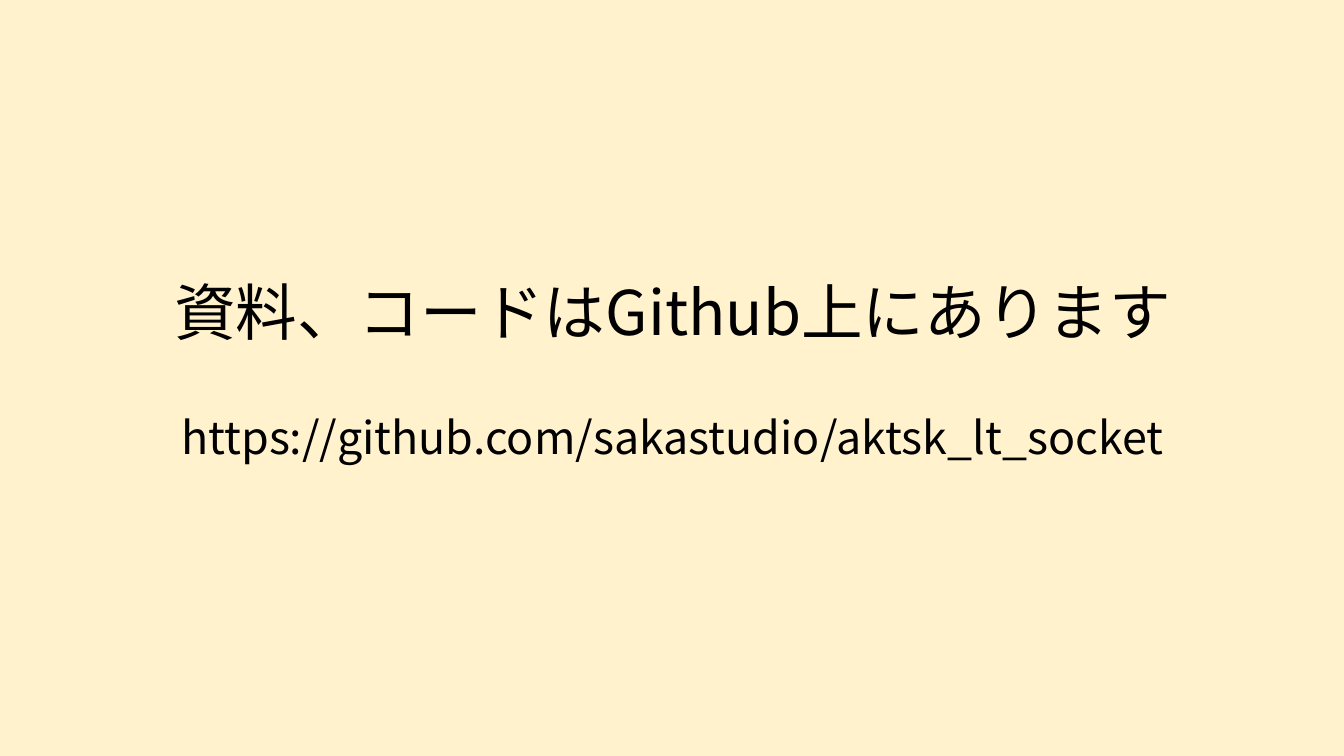
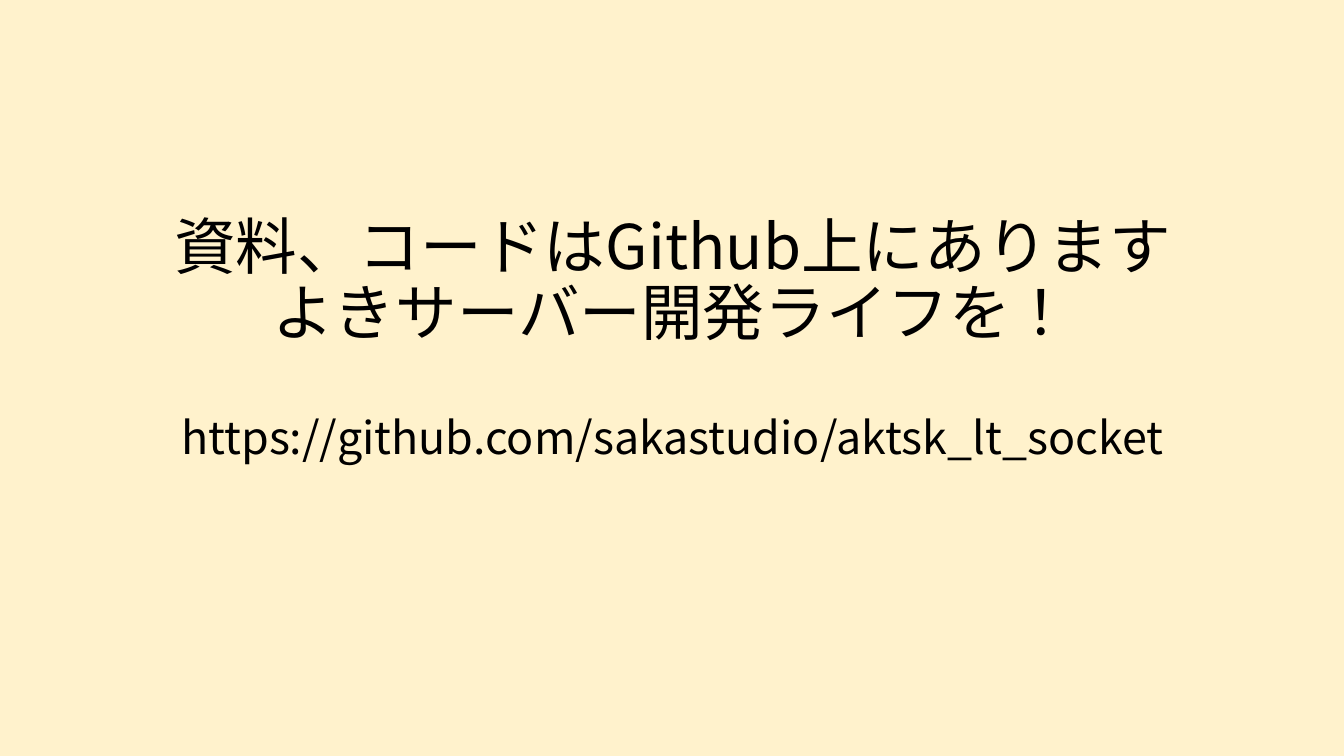
Before and after one commit to sakastudio/aktsk_lt_socket, a slide deck: slide 8 of lt.pptx (slide 7 before the commit). Drawn at 1344x756 pixels with LibreOffice and Linux fonts; fonts in the diff are those of the drawing. Boxes give left, top, right and bottom in pixels: in the first picture for what was removed or moved away, otherwise in the second. Text is boxed around its words. In the diff, an @@ line names an element or a change of style, - is before the commit and + after.

Commit message:
スライド修正

```diff
--- a/lt.pptx
+++ b/lt.pptx
@@ title at (174, 217, 1171, 465): text changed @@
-資料、コードはGithub上にあります
-https://github.com/sakastudio/aktsk_lt_socket
+資料、コードはGithub上にあります
+よきサーバー開発ライフを！
+https://github.com/sakastudio/aktsk_lt_socket
```
Also in this commit, not shown: 1 other slide changed, 1 slide added.
